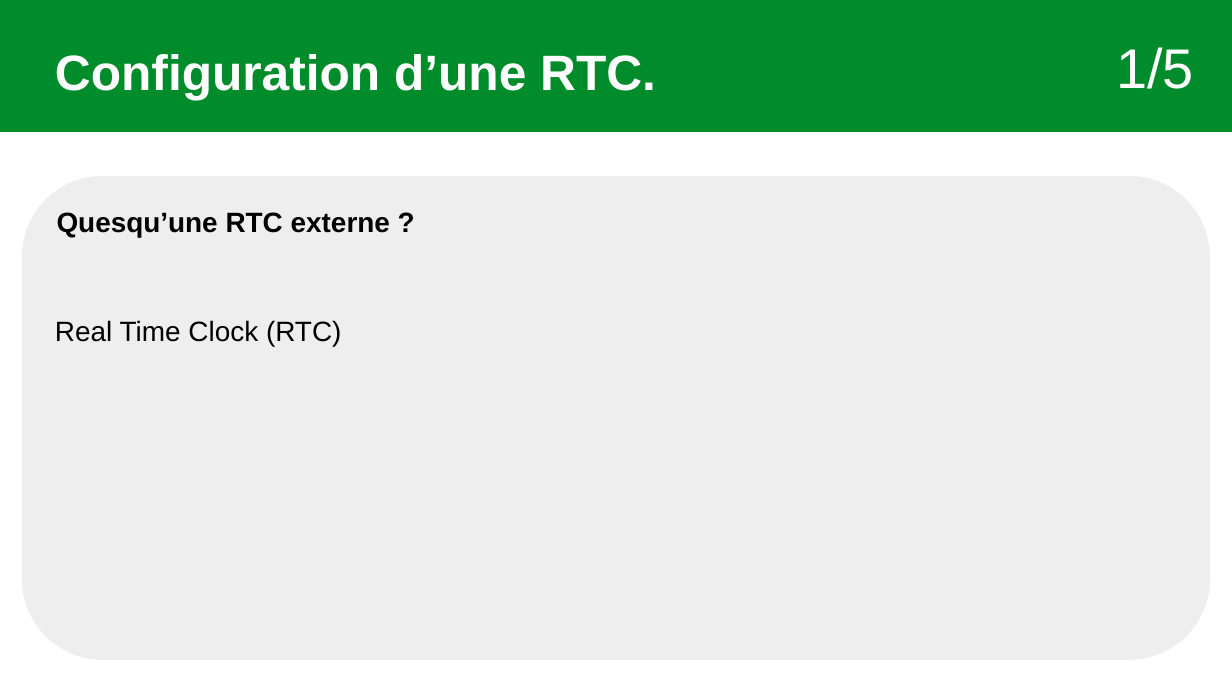
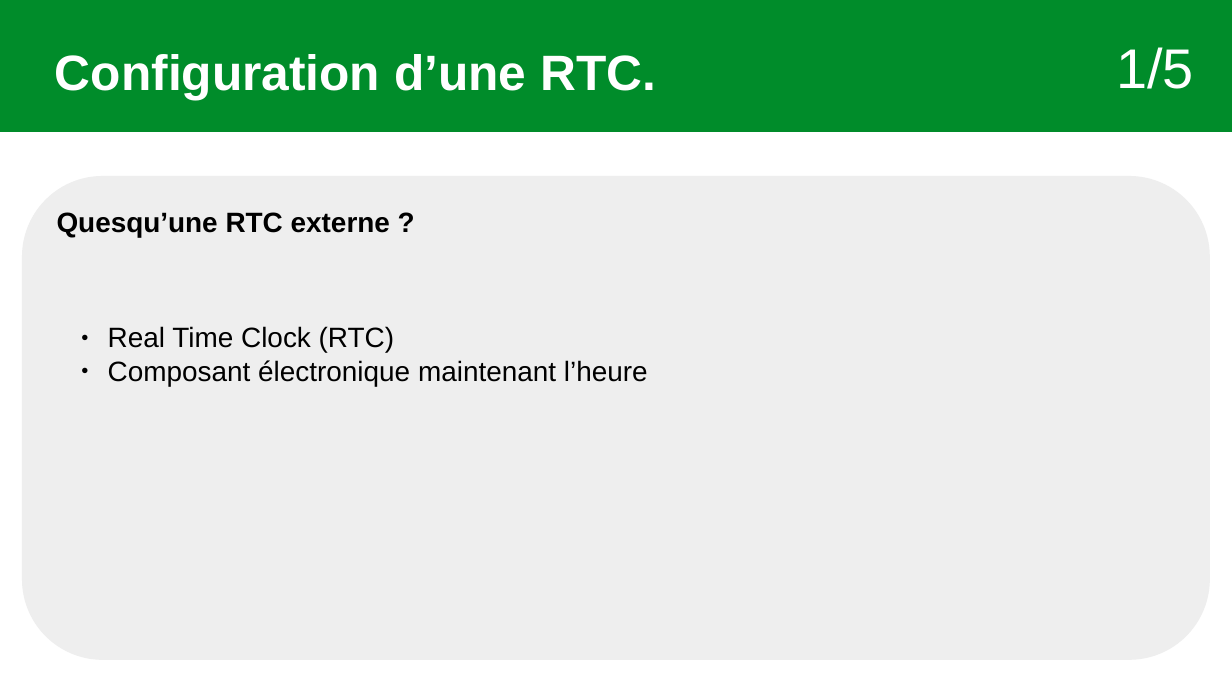
Before and after one commit to Sauvage89/sechoir-houblon, a slide deck: slide 4 of doc/diaporama/revu2/revu2_sauvage.odp (slide 2 before the commit). Drawn at 1232x693 pixels with LibreOffice and Linux fonts; fonts in the diff are those of the drawing. Boxes give left, top, right and bottom in pixels: in the first picture for what was removed or moved away, otherwise in the second. Text is boxed around its words. In the diff, an @@ line names an element or a change of style, - is before the commit and + after.

```diff
--- a/doc/diaporama/revu2/revu2_sauvage.odp
+++ b/doc/diaporama/revu2/revu2_sauvage.odp
@@ text "Real Time Clock (RTC)": place and size @@
-text "Real Time Clock (RTC)" at [55,320,341,346]
+text "Real Time Clock (RTC)" at [108,326,648,386]
@@ text at [108,326,394,353]: bullet none to ● @@
@@ text at [108,360,648,386]: paragraph added @@
+● Composant électronique maintenant l’heure
```
Also in this commit, not shown: 5 other slides changed, 23 slides added, 4 other files.
